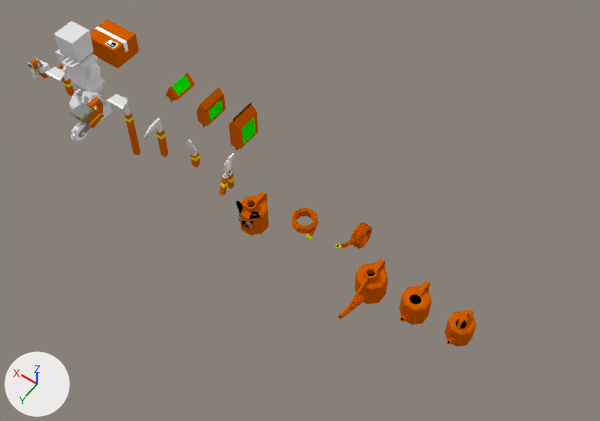
Two versions of the Blender file crops/tools/tools.blend, one commit apart.
Camera for both pictures: a 50 mm lens placed at (-14.21, 8.86, 14.19), pointed at (-7.56, -0.44, -0.43). Arrows for +X, +Y and +Z are at lower left; the lights stay in place.

Names of what the first picture shows: 'bag1', 'bag2', 'clipper', 'hoe', 'hose', 'hose.001', 'hoseItem', 'package', 'planter', 'player_base_Mesh.042', 'reclaimer', 'sickle', 'trowel', 'watering can', 'watering can2', 'watering can3', 'watering cat'.
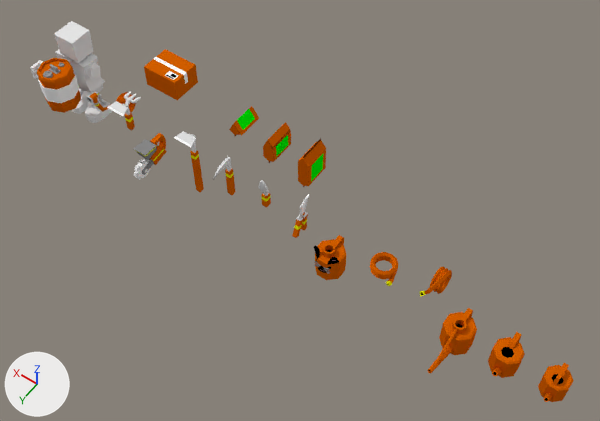
The edits, one by one:
Material 'black25' (mat_black25) is new.
Its base color is (0.319, 0.319, 0.319) (grey #999999).
Mesh me_cylinder is new.
It has 384 vertices, 354 faces and spans x -0.453..0.453, y -0.453..0.453, z -0.396..0.775.
Faces by material slot: [106, 219, 29].
It uses material mat_blank (orange #d35f00).
It uses material mat_black25 (grey #999999).
It uses material mat_white (white #ffffff).
Object 'hose.001' (ob_hose_001) moves from (0.0, 0.0, 0.0) to (-2.0, 0.0, 0.0).
Object 'reclaimer' (ob_reclaimer) moves from (-1.0, 0.0, 0.0) to (-3.0, 0.0, 0.0).
Object 'planter' (ob_planter) moves from (-2.0, 0.0, 0.0) to (-4.0, 0.0, 0.0).
Object 'package' (ob_package) moves from (-0.56, -1.9, -0.15) to (-2.56, -1.9, -0.15).
Object 'sickle' (ob_sickle) moves from (-4.0, 0.0, 0.0) to (-6.0, 0.0, 0.0).
Object 'hoe' (ob_hoe) moves from (-3.0, 0.0, 0.0) to (-5.0, 0.0, 0.0).
Object 'bag1' (ob_bag1) moves from (-4.0, -2.0, 0.0) to (-6.0, -2.0, 0.0).
Object 'bag2' (ob_bag2) moves from (-5.0, -2.0, 0.0) to (-7.0, -2.0, 0.0).
Object 'watering cat' (ob_watering_cat) moves from (-7.0, 0.0, 0.0) to (-9.0, 0.0, 0.0).
Object 'trowel' (ob_trowel) moves from (-5.0, 0.0, 0.0) to (-7.0, 0.0, 0.0).
Object 'clipper' (ob_clipper) moves from (-6.0, 0.0, 0.0) to (-8.0, 0.0, 0.0).
Object 'hoseItem' (ob_hoseitem) moves from (-8.0, 0.0, 0.0) to (-10.0, 0.0, 0.0).
Object 'hose' (ob_hose) moves from (-9.0, 0.0, 0.0) to (-11.0, 0.0, 0.0).
Object 'watering can3' (ob_watering_can3) moves from (-10.0, 0.0, 0.0) to (-12.0, 0.0, 0.0).
Object 'watering can2' (ob_watering_can2) moves from (-11.0, 0.0, 0.0) to (-13.0, 0.0, 0.0).
Object 'watering can' (ob_watering_can) moves from (-12.0, 0.0, 0.0) to (-14.0, 0.0, 0.0).
Object 'Cylinder' (ob_cylinder) is new; it shows me_cylinder.
Its location is (-0.56, 0.0, -0.3).

Location of each change, [x1, y1, x2, y2] in pixels of the pictures (600 x 421 px):
'package', moved
    before: [90, 19, 139, 68]
    after: [144, 49, 198, 100]
'watering can3', moved
    before: [338, 258, 388, 319]
    after: [428, 308, 477, 373]
'watering can2', moved
    before: [399, 281, 432, 325]
    after: [488, 332, 525, 378]
'watering cat', moved
    before: [236, 192, 269, 235]
    after: [314, 235, 346, 280]
'watering can', moved
    before: [445, 309, 476, 347]
    after: [538, 363, 574, 402]
'bag2', moved
    before: [229, 102, 258, 150]
    after: [298, 138, 326, 187]
'Cylinder', added
    after: [37, 58, 81, 113]
'planter', moved
    before: [70, 97, 104, 142]
    after: [133, 133, 167, 180]
'bag1', moved
    before: [197, 87, 226, 128]
    after: [263, 122, 291, 163]
'hoe', moved
    before: [107, 94, 141, 156]
    after: [174, 131, 204, 192]
'hoseItem', moved
    before: [291, 208, 318, 240]
    after: [370, 252, 398, 286]
'hose', moved
    before: [336, 222, 372, 249]
    after: [419, 266, 452, 296]
'reclaimer', moved
    before: [45, 57, 79, 96]
    after: [107, 91, 141, 130]
'sickle', moved
    before: [144, 118, 169, 157]
    after: [213, 157, 235, 195]
'clipper', moved
    before: [219, 153, 234, 196]
    after: [292, 194, 309, 238]
'hose.001', moved
    before: [27, 58, 64, 82]
    after: [87, 91, 136, 116]
'trowel', moved
    before: [187, 140, 201, 168]
    after: [258, 180, 271, 208]
